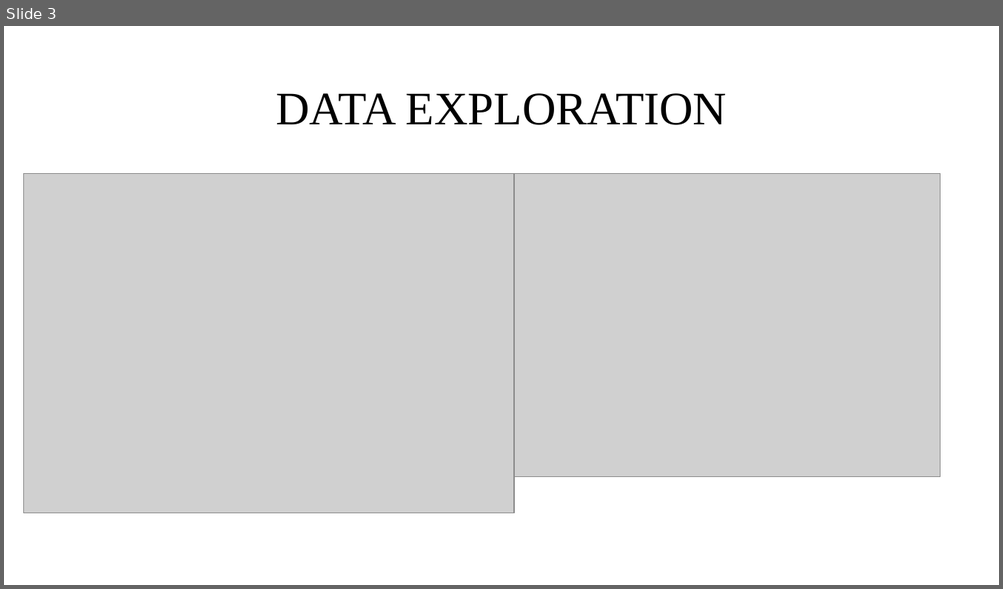
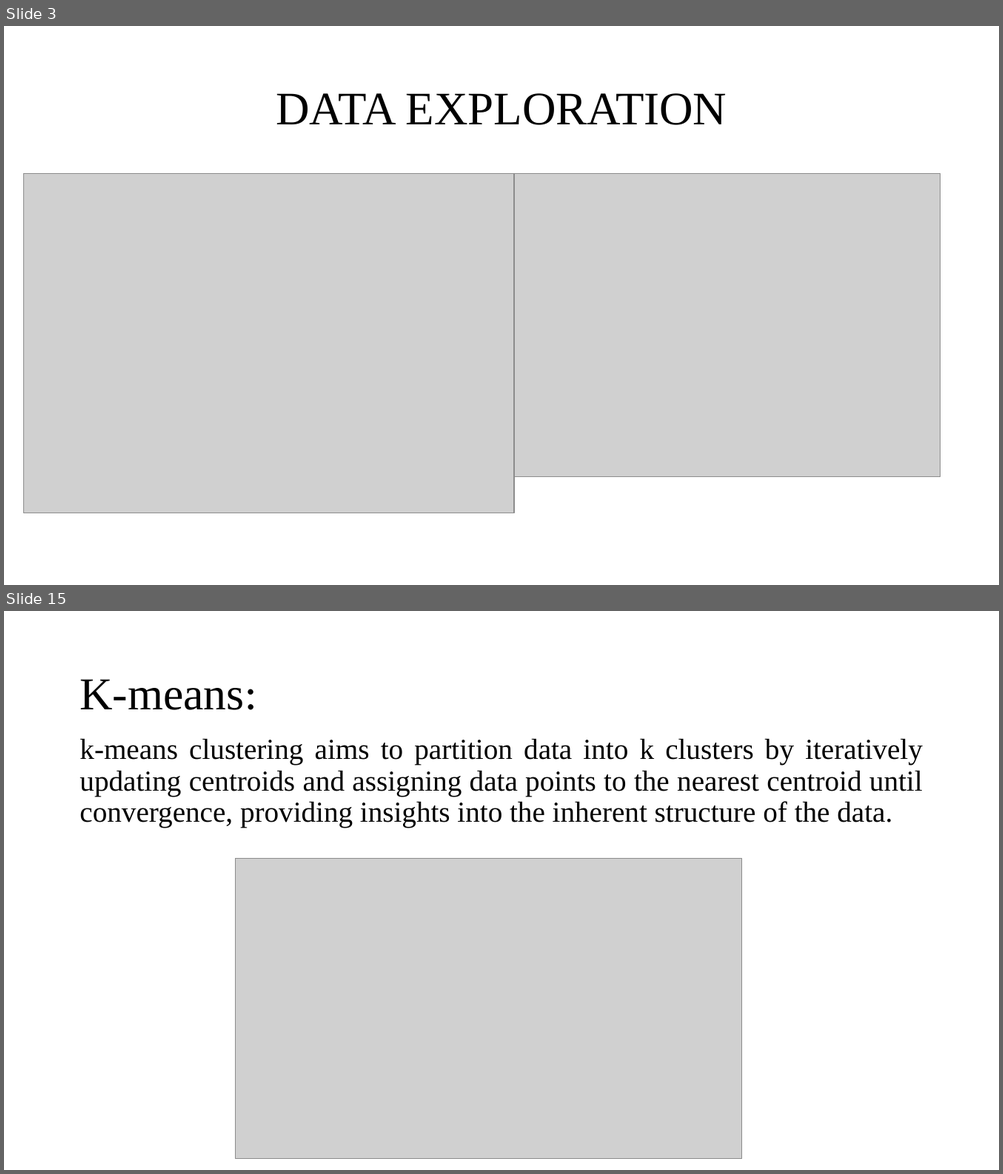
Before and after one commit to Jothish21/Data-Mining-Project-Group4, a slide deck: Group4-Presentation.pptx. Shown one above the other, each under a label of ours: slide 3 before the commit, slides 3 and 15 after it; the slides between them are not shown. The pictures are 1003x589 and 1003x1174 pixels, drawn with LibreOffice and Linux fonts; fonts in the diff are those of the drawing; grey boxes stand for pictures. Boxes give left, top, right and bottom in pixels: in the first picture for what was removed or moved away, otherwise in the second. Text is boxed around its words. In the diff, an @@ line names an element or a change of style, - is before the commit and + after.

```diff
--- a/Group4-Presentation.pptx
+++ b/Group4-Presentation.pptx
@@ slide 15 added at <box>4,611,999,1170</box>, background #FFFFFF @@
@@ title added at <box>79,679,256,710</box>, 44 pt, text #000000 @@
+K-means:
@@ text added at <box>79,738,922,828</box>, 28 pt, text #000000 @@
+k-means clustering aims to partition data into k clusters by iteratively updating centroids and assigning data points to the nearest centroid until convergence, providing insights into the inherent structure of the data.
@@ picture added at <box>236,859,742,1159</box> @@
```
Also in this commit, not shown: 11 slides changed, 1 other slide added, 1 slide removed.
